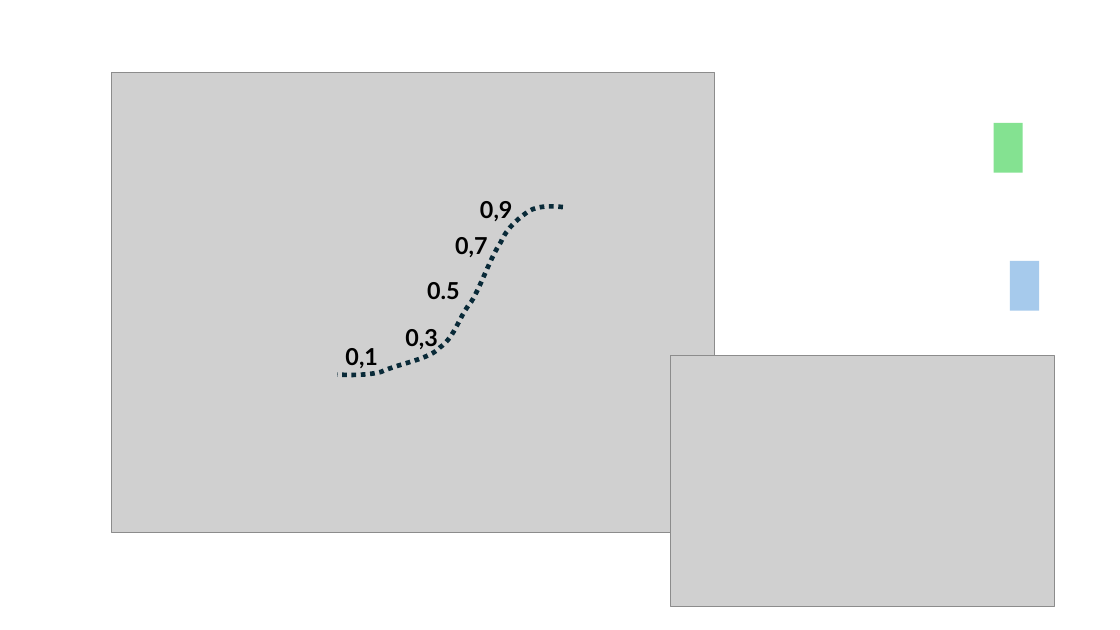
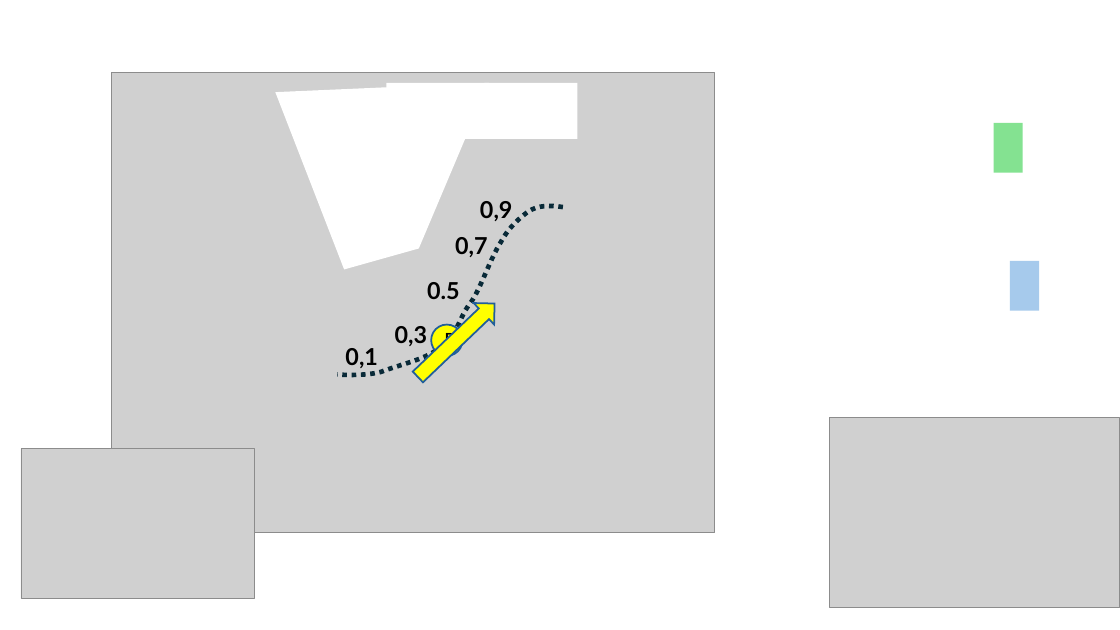
Before and after one commit to pirelaurent/IA_boite_blanche, a slide deck: slide 15 of outillage.pptx (slide 13 before the commit). Drawn at 1120x630 pixels with LibreOffice and Linux fonts; fonts in the diff are those of the drawing; grey boxes stand for pictures. Boxes give left, top, right and bottom in pixels: in the first picture for what was removed or moved away, otherwise in the second. Text is boxed around its words. In the diff, an @@ line names an element or a change of style, - is before the commit and + after.

```diff
--- a/outillage.pptx
+++ b/outillage.pptx
@@ freeform shape added at <box>276,83,489,270</box>, fill #FFFFFF @@
@@ rectangle added at <box>386,83,578,139</box>, fill #FFFFFF @@
@@ freeform shape at <box>337,207,563,376</box>: outline redrawn @@
@@ right arrow added at <box>408,293,505,387</box>, fill #FFFF00, outline #215F9A 1.5 pt @@
@@ text "0,3": place and size @@
-text "0,3" at <box>405,329,438,351</box>
+text "0,3" at <box>395,326,428,346</box>
@@ ellipse added at <box>431,324,462,355</box>, fill #FFFF00, outline #215F9A 1.5 pt, 18 pt, text #000000 @@
+P
@@ picture: place and size @@
-picture at <box>670,355,1054,607</box>
+picture at <box>830,418,1120,607</box>
@@ picture added at <box>21,449,255,598</box> @@
```
Also in this commit, not shown: 1 other slide changed, 5 slides added, 2 slides removed, 18 other files.
